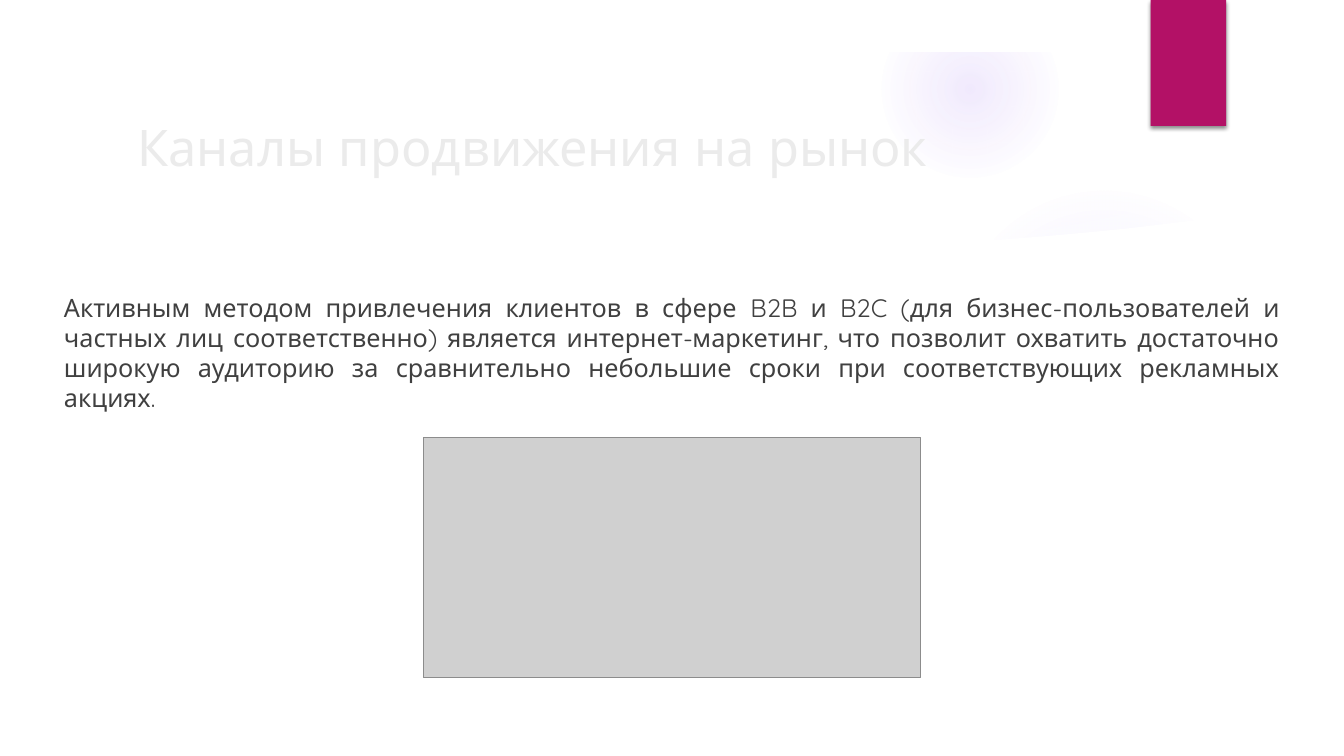
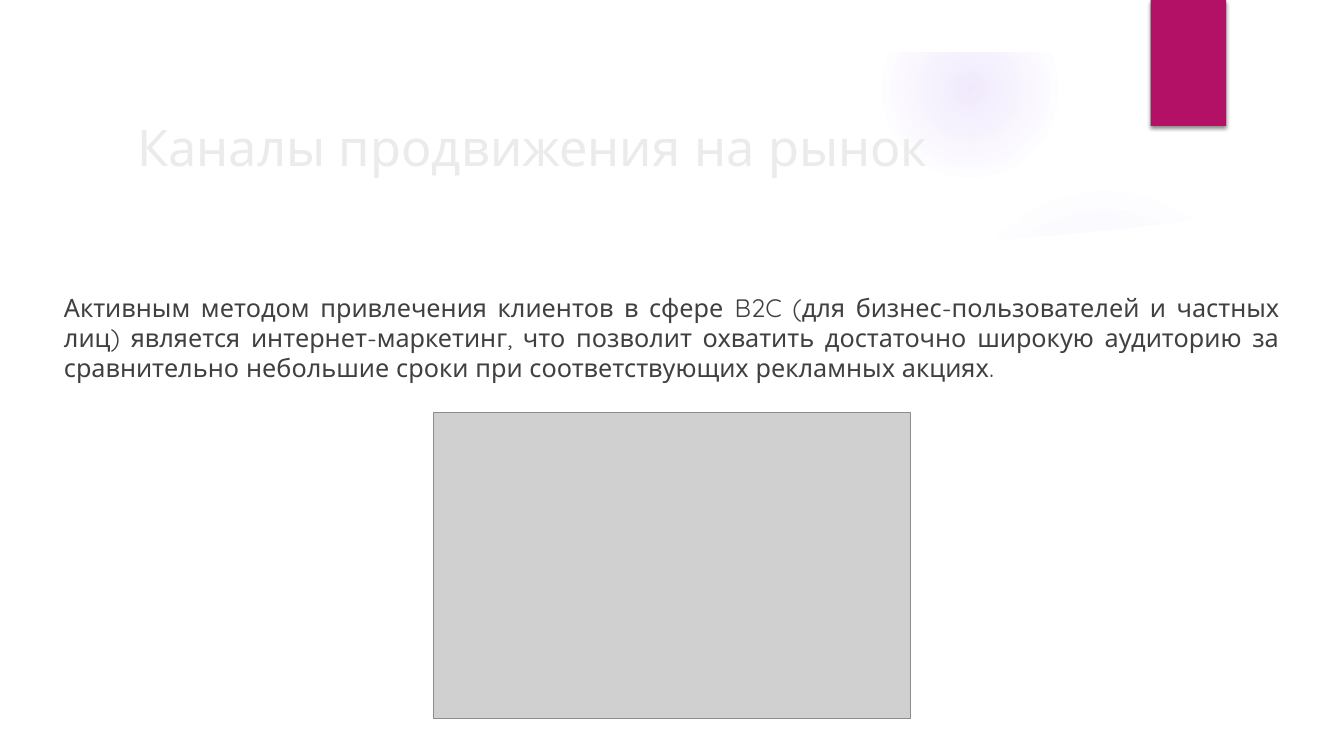
Before and after one commit to Corvin71/neuro-hack, a slide deck: slide 15 of present.pptx. Drawn at 1344x756 pixels with LibreOffice and Linux fonts; fonts in the diff are those of the drawing; grey boxes stand for pictures; background and template pictures are left out. Boxes give left, top, right and bottom in pixels: in the first picture for what was removed or moved away, otherwise in the second. Text is boxed around its words. In the diff, an @@ line names an element or a change of style, - is before the commit and + after.

```diff
--- a/present.pptx
+++ b/present.pptx
@@ text at box(64, 298, 1280, 383): text changed @@
-Активным методом привлечения клиентов в сфере B2B и B2C (для бизнес-пользователей и частных лиц соответственно) является интернет-маркетинг, что позволит охватить достаточно широкую аудиторию за сравнительно небольшие сроки при соответствующих рекламных акциях.
+Активным методом привлечения клиентов в сфере B2C (для бизнес-пользователей и частных лиц) является интернет-маркетинг, что позволит охватить достаточно широкую аудиторию за сравнительно небольшие сроки при соответствующих рекламных акциях.
@@ picture: place and size @@
-picture at box(423, 438, 922, 679)
+picture at box(434, 413, 910, 719)
```
Also in this commit, not shown: 1 other file.
